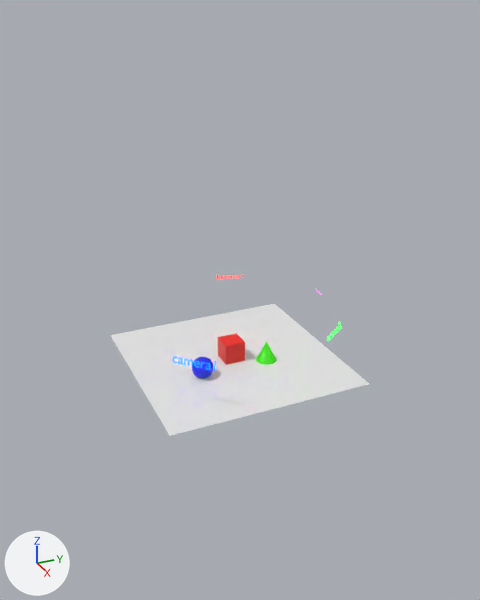
Renders of the Blender file project_files/scene.blend from each side of a commit.
The view is the same before and after, from a 50 mm lens placed at (52.0, -22.5, 32.0), pointed at (-1.4, 1.5, 5.4). Lighting does not change. The marker at lower left points along +X, +Y and +Z.
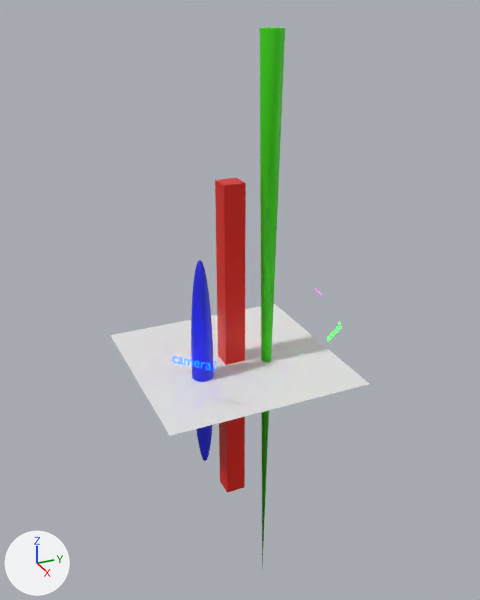
Pixel boxes (x1, y1, x2, y2) of what changed, in the pictures (480 x 600 px):
'Cube', rescaled (14% wider, 858% taller)
    before: (218, 333, 245, 365)
    after: (215, 178, 246, 493)
'Cone', rescaled (24% wider, 2060% taller)
    before: (256, 341, 276, 365)
    after: (260, 27, 285, 566)
'Sphere', rescaled (9% wider, 818% taller)
    before: (192, 357, 213, 378)
    after: (191, 260, 214, 461)

What changed in the scene script:
```text
Change ob_cube:
    ob_cube.scale: (1.0, 1.0, 1.0) -> (1.0, 1.0, -16.4)
Change ob_sphere:
    ob_sphere.scale: (1.0, 1.0, 1.0) -> (1.0, 1.0, 10.6)
Change ob_cone:
    ob_cone.scale: (1.0, 1.0, 1.0) -> (1.0, 1.0, -28.8)
```
